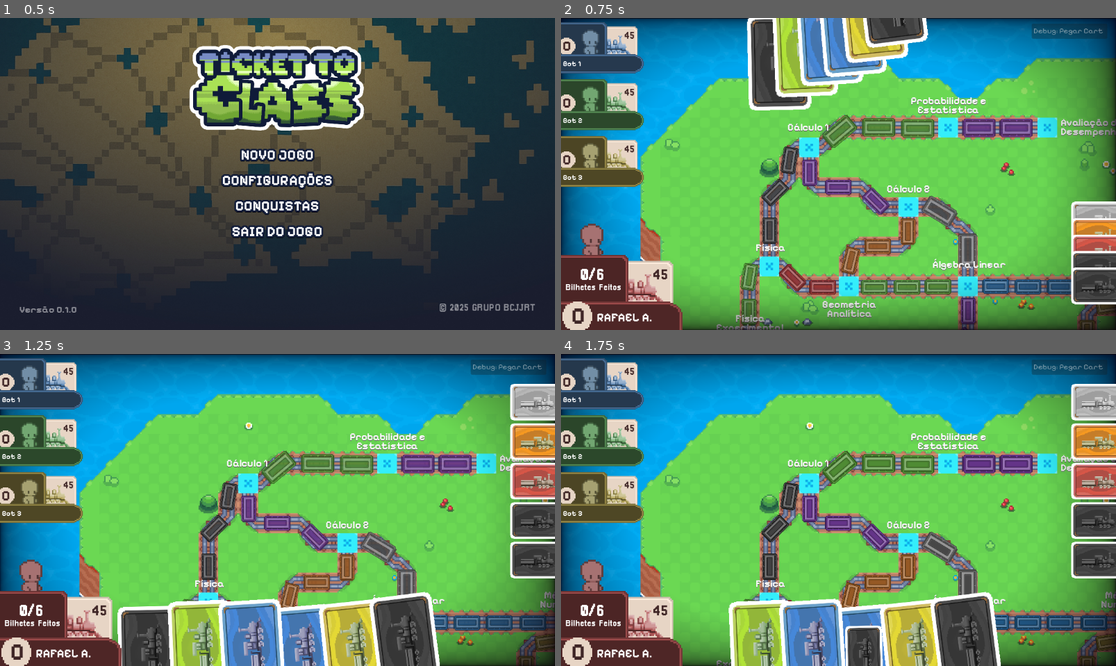
Above: before the commit, frames 1-4 (two rows, left to right).
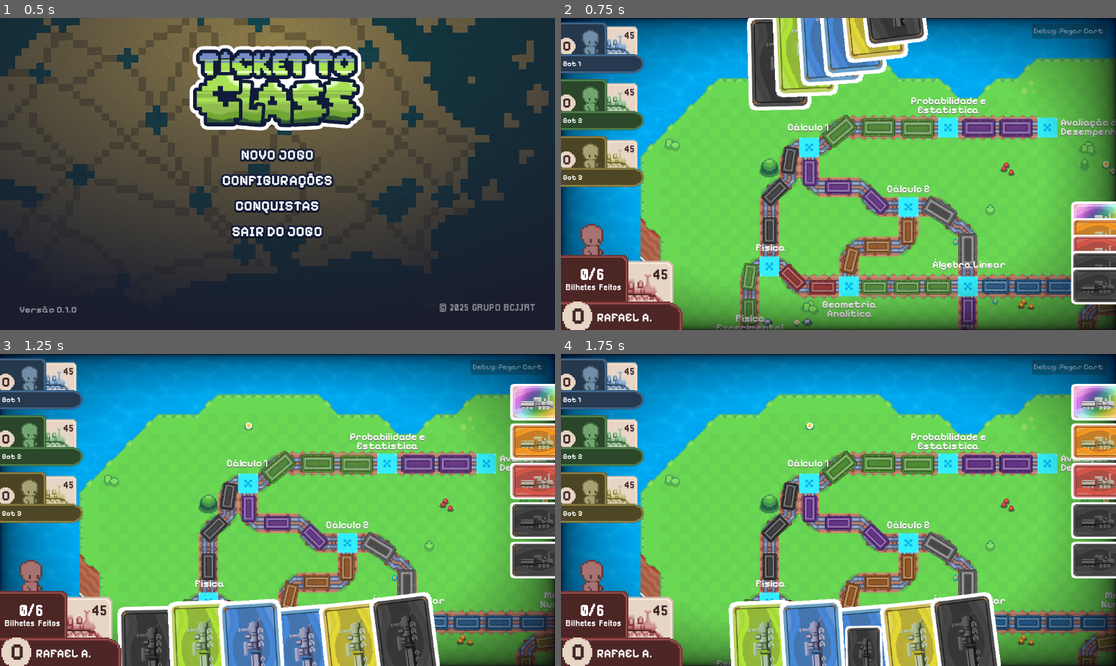
Above: after the commit, the same moments.

Repository: rafaamparo/ticket-to-ride-es2
Game: Godot game, scene res://scenes/main_menu.tscn
The game is run twice, just before and just after one commit, with the same random seed, the same clock (stepped at 60 frames per second) and the same inputs.
Inputs (mouse positions are in pixels of both pictures, inside the frame that each line leads up to):
- Up to frame 1 (0.5 s): no input
- Up to frame 2 (0.75 s): tap Enter at 0.5 s; drag from (838, 155) to (894, 105) at 0.52 s
- Up to frame 3 (1.25 s): no input
- Up to frame 4 (1.75 s): tap Space at 1.25 s; drag from (710, 653) to (866, 653) at 1.27 s

Frame 1 is identical in both runs. In frame 2, 0.3% of the frame differs, in the area x 92-100%, y 59-65%; in frame 3, 0.6%, in the area x 92-100%, y 10-21%; in frame 4, 0.6%.

Commit message:
feat: update card management to use 'cartas_coringa' and add function to retrieve cards of the same color

Diff:
--- a/game_assets/classes/jogador.gd
+++ b/game_assets/classes/jogador.gd
@@ -8,7 +8,7 @@
 var cor: int = 0
 var cartas: Array[GameCard] = []
 var cartas_destino = []
-var cartas_brancas: int = 0
+var cartas_coringa: int = 0
 
 
 
@@ -24,11 +24,22 @@
 func adicionarCartaNaMao(cartaParaAdicionar: GameCard):
 	if cartaParaAdicionar not in cartas and cartaParaAdicionar != null:
 		cartas.append(cartaParaAdicionar)
-		if cartaParaAdicionar.card_index == 7: # Cor Branca/Wildcard
-			cartas_brancas += 1
+		if cartaParaAdicionar.card_index == 7: # Carta Coringa
+			cartas_coringa += 1
 
 func removerCartaDaMao(cartaParaRemover: GameCard):
 	if cartaParaRemover in cartas:
 		cartas.erase(cartaParaRemover)
-		if cartaParaRemover.card_index == 7: # Cor Branca/Wildcard
-			cartas_brancas -= 1
+		if cartaParaRemover.card_index == 7: # Carta Coringa
+			cartas_coringa -= 1
+
+func obterCartasMesmaCor(corDaCartaEscolhida:int, obterCoringas: bool = false) -> Array[GameCard]:
+	var custom_sort_func = func custom_sort(a: GameCard, b: GameCard):
+		return a.card_index < b.card_index
+
+	var cartas_mesma_cor = cartas.filter(func(carta: GameCard) -> bool:
+		return carta.card_index == corDaCartaEscolhida or (obterCoringas and carta.card_index == 7)
+	)
+	if (obterCoringas):
+		cartas_mesma_cor.sort_custom(custom_sort_func)
+	return cartas_mesma_cor
--- a/game_assets/game_scene/object_scripts/cartas_mao_jogador.gd
+++ b/game_assets/game_scene/object_scripts/cartas_mao_jogador.gd
@@ -23,7 +23,7 @@
 	for i in range(QTD_CARTAS):
 		var carta = carta_scene.instantiate()
 		var cor_aleatoria = randi_range(0,7)
-		if cor_aleatoria == 7 and jogador_principal.cartas_brancas >= 2:
+		if cor_aleatoria == 7 and jogador_principal.cartas_coringa >= 2:
 			cor_aleatoria = randi_range(0,6)
 
 		carta.card_index = cor_aleatoria
@@ -142,10 +142,10 @@
 		if gerenciadorDeTrilhosRef != null and card_rect.size != Vector2.ZERO:
 			trilha_detectada = gerenciadorDeTrilhosRef.get_trilha_sob_retangulo(card_rect)
 			if trilha_detectada:
+
+				# Esteremos obtemos todas as cartas de mesma cor juntamente com as cartas coringa
 				print("Carta '", actual_card_being_dragged.name, "' sobre a trilha: ", trilha_detectada.name)
-				var cartas_mesma_cor = jogador_principal.cartas.filter(func(carta: GameCard) -> bool:
-					return carta.card_index == actual_card_being_dragged.card_index
-				)
+				var cartas_mesma_cor = jogador_principal.obterCartasMesmaCor(actual_card_being_dragged.card_index, true)
 
 				if trilha_detectada.capturado:
 					print("Trilha já capturada, não pode jogar a carta.")
@@ -255,7 +255,7 @@
 				continue
 
 			print("Highlighting card: ", card.name, " with index: ", card.card_index)
-			if card.card_index != color_index:
+			if card.card_index != 7 and card.card_index != color_index:
 				continue
 
 			if card.is_focused:
Binary file changed: game_assets/game_scene/card_spreadsheet.png
